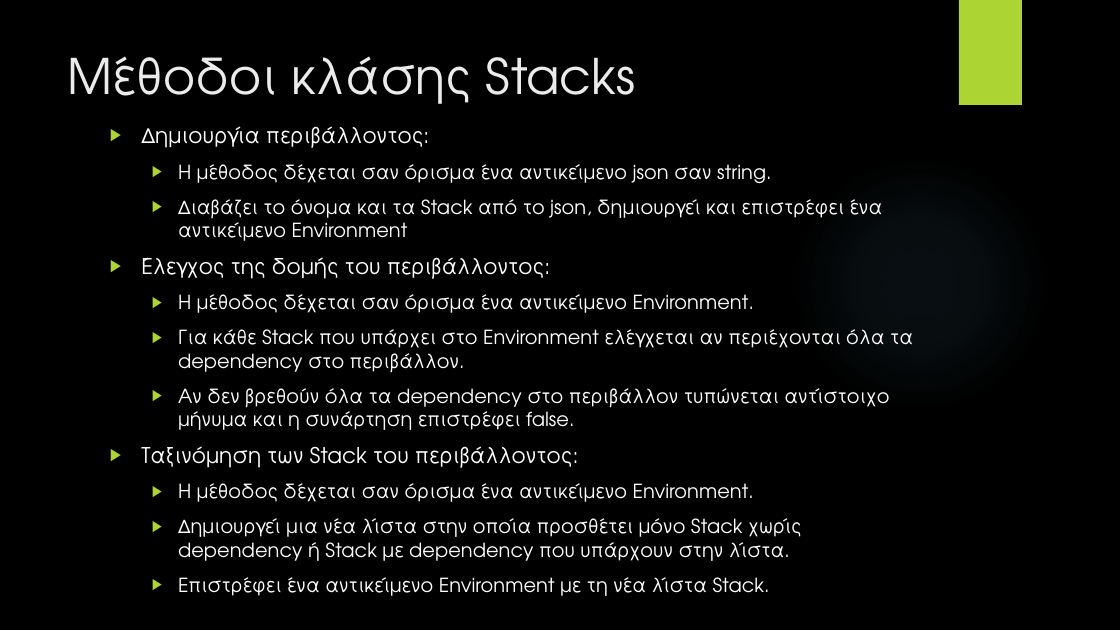
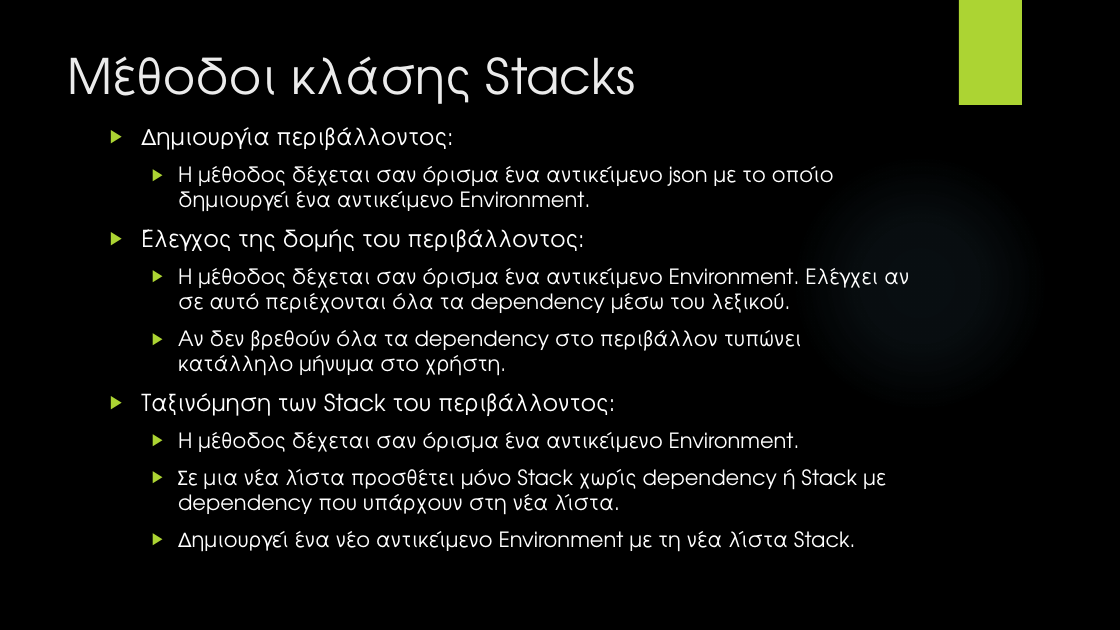
Before and after one commit to Alexander-Gerontas/Computational-Cloud-Conundrum, a slide deck: slide 5 of Presentation.pptx. Drawn at 1120x630 pixels with LibreOffice and Linux fonts; fonts in the diff are those of the drawing; background and template pictures are left out. Boxes give left, top, right and bottom in pixels: in the first picture for what was removed or moved away, otherwise in the second. Text is boxed around its words. In the diff, an @@ line names an element or a change of style, - is before the commit and + after.

```diff
--- a/Presentation.pptx
+++ b/Presentation.pptx
@@ text at <box>141,127,800,452</box>: size 18.5 to 20 pt in "Δημιουργία περιβάλλοντος:", "Έλεγχος της δομής του περιβάλλοντος:", "Ταξινόμηση των Stack του περιβάλλοντος:"; size 16.6 to 18 pt in "Η μέθοδος δέχεται σαν όρισμα ένα αντικείμενο ..." @@
@@ text at <box>178,166,834,212</box>: text changed; size 16.6 to 18 pt @@
-  ▶ Η μέθοδος δέχεται σαν όρισμα ένα αντικείμενο json σαν string.
-  ▶ Διαβάζει το όνομα και τα Stack από το json, δημιουργεί και επιστρέφει ένα αντικείμενο Environment
+  ▶ Η μέθοδος δέχεται σαν όρισμα ένα αντικείμενο json με το οποίο δημιουργεί ένα αντικείμενο Environment.
@@ text at <box>178,268,909,376</box>: text changed; size 16.6 to 18 pt @@
-  ▶ Η μέθοδος δέχεται σαν όρισμα ένα αντικείμενο Environment.
-  ▶ Για κάθε Stack που υπάρχει στο Environment ελέγχεται αν περιέχονται όλα τα dependency στο περιβάλλον.
-  ▶ Αν δεν βρεθούν όλα τα dependency στο περιβάλλον τυπώνεται αντίστοιχο μήνυμα και η συνάρτηση επιστρέφει false.
+  ▶ Η μέθοδος δέχεται σαν όρισμα ένα αντικείμενο Environment. Ελέγχει αν σε αυτό περιέχονται όλα τα dependency μέσω του λεξικού.
+  ▶ Αν δεν βρεθούν όλα τα dependency στο περιβάλλον τυπώνει κατάλληλο μήνυμα στο χρήστη.
@@ text at <box>178,469,886,552</box>: text changed; size 16.6 to 18 pt @@
-  ▶ Δημιουργεί μια νέα λίστα στην οποία προσθέτει μόνο Stack χωρίς dependency ή Stack με dependency που υπάρχουν στην λίστα.
-  ▶ Επιστρέφει ένα αντικείμενο Environment με τη νέα λίστα Stack.
+  ▶ Σε μια νέα λίστα προσθέτει μόνο Stack χωρίς dependency ή Stack με dependency που υπάρχουν στη νέα λίστα.
+  ▶ Δημιουργεί ένα νέο αντικείμενο Environment με τη νέα λίστα Stack.
```
Also in this commit, not shown: 4 other slides changed, 1 other file.
